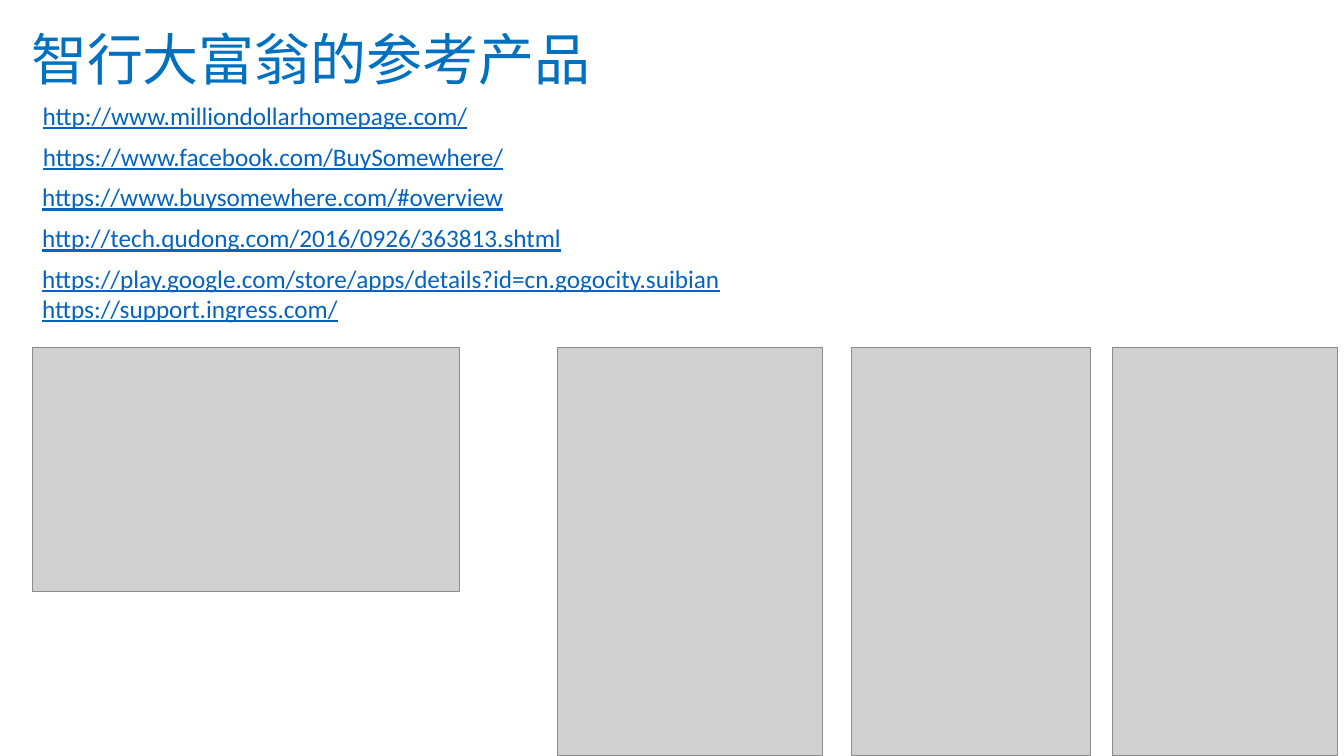
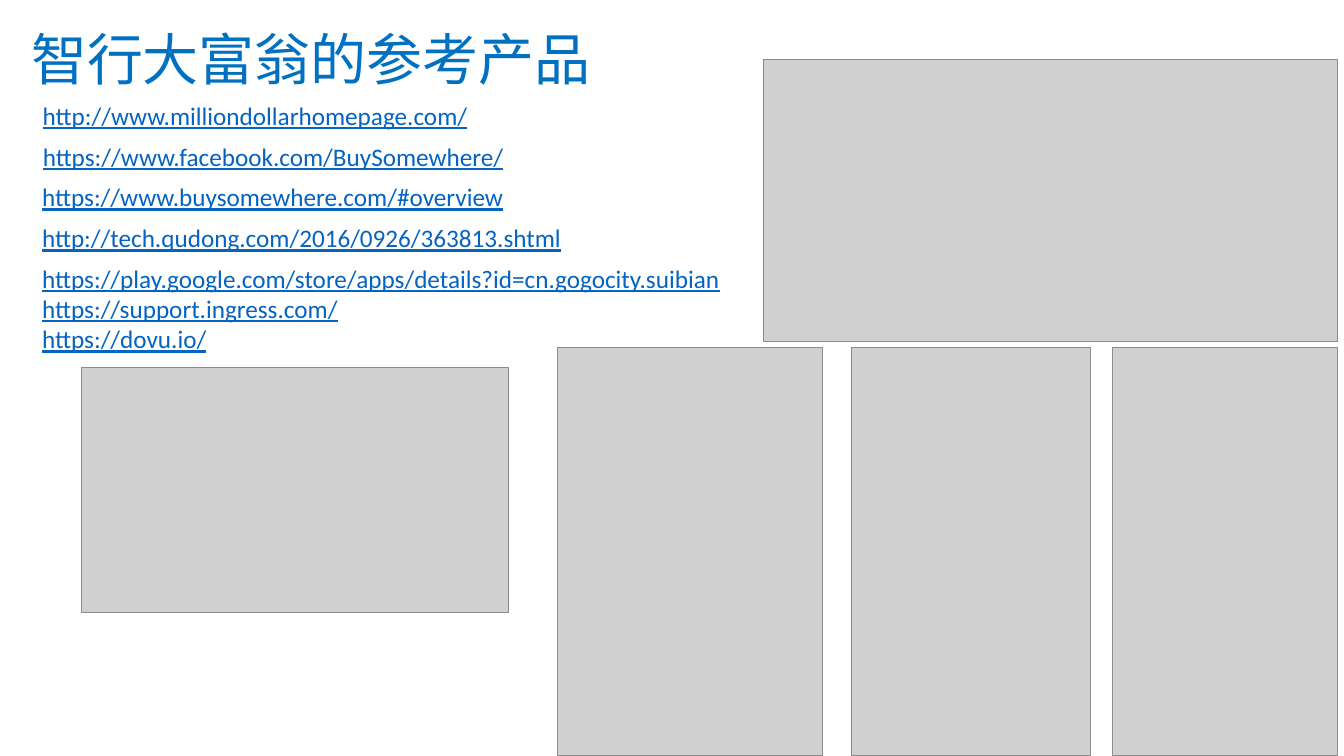
Before and after one commit to 70659361/VMonopoly, a slide deck: slide 12 of XMonopoly.pptx. Drawn at 1344x756 pixels with LibreOffice and Linux fonts; fonts in the diff are those of the drawing; grey boxes stand for pictures. Boxes give left, top, right and bottom in pixels: in the first picture for what was removed or moved away, otherwise in the second. Text is boxed around its words. In the diff, an @@ line names an element or a change of style, - is before the commit and + after.

```diff
--- a/XMonopoly.pptx
+++ b/XMonopoly.pptx
@@ picture added at [764, 59, 1339, 342] @@
@@ text at [42, 330, 206, 353]: paragraph added @@
+https://dovu.io/
@@ picture: place and size @@
-picture at [32, 347, 460, 592]
+picture at [82, 368, 509, 613]
```
